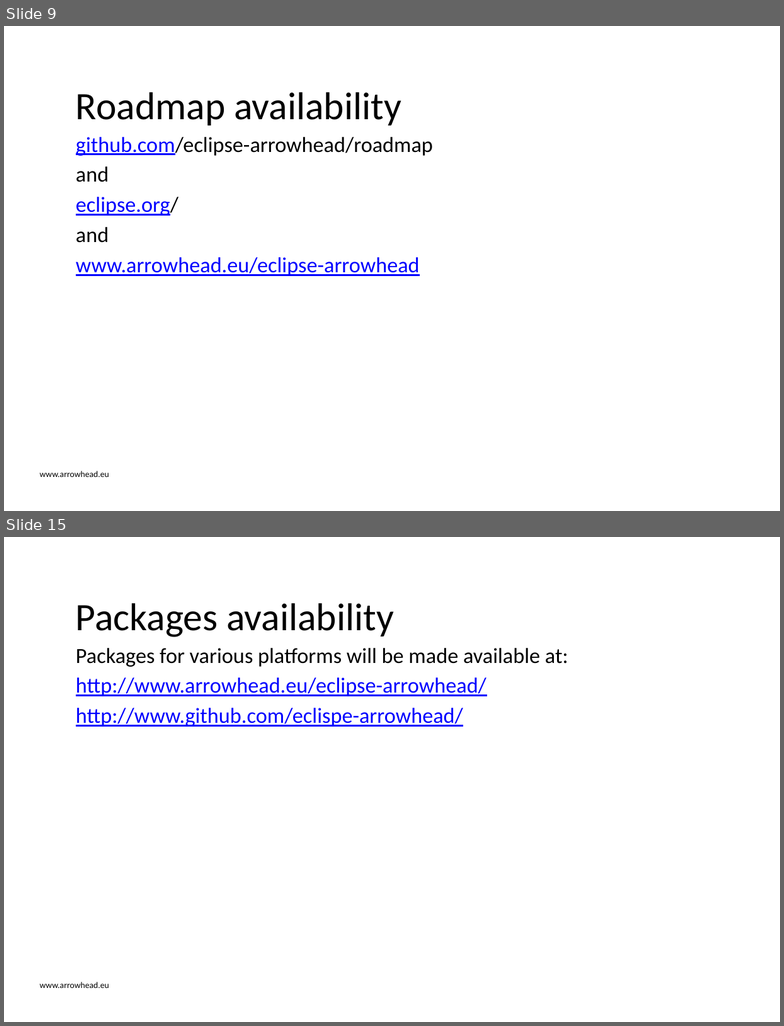
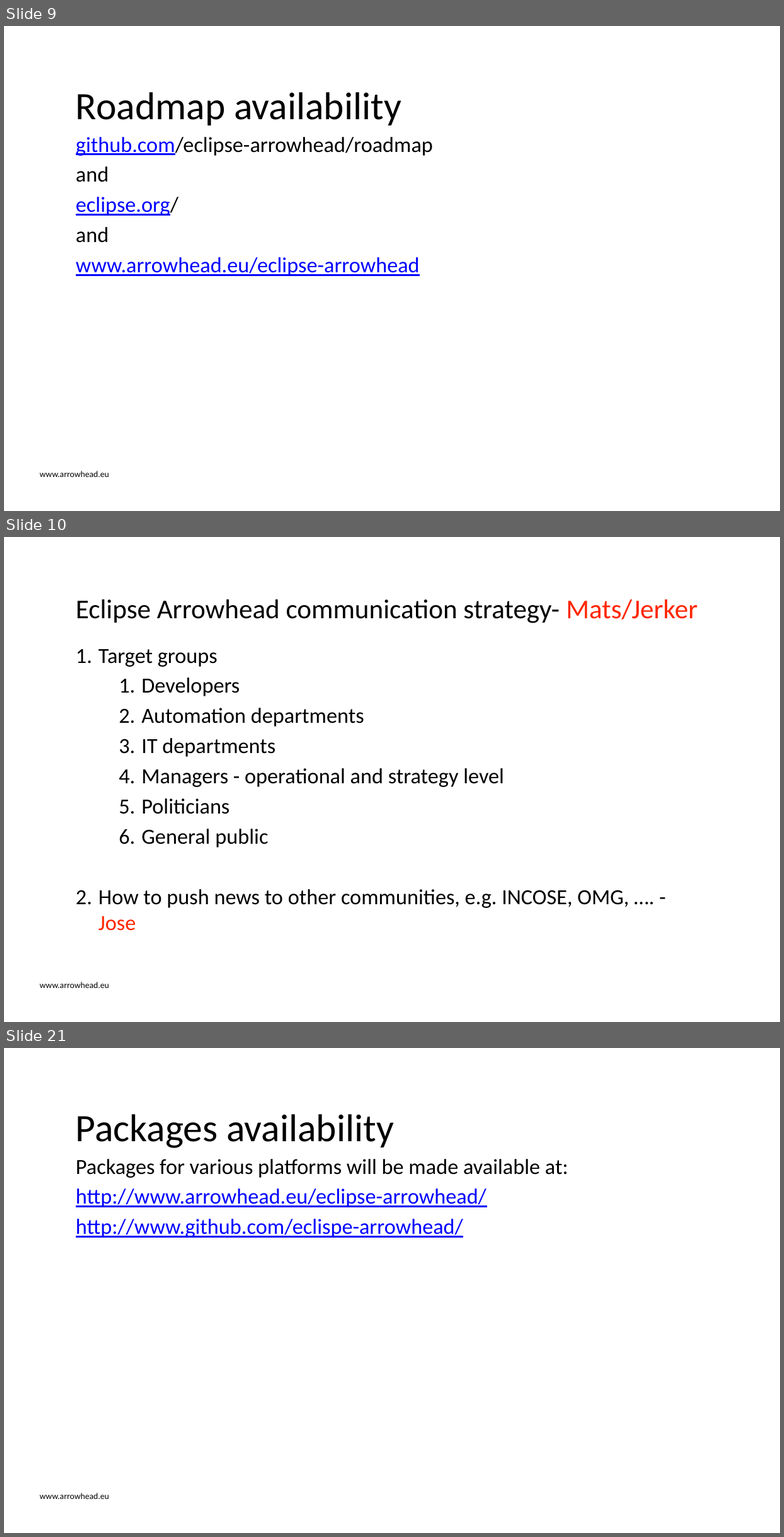
Before and after one commit to eclipse-arrowhead/roadmap, a slide deck: Governanace_strategy/Eclipse_Arrowhead_Roadmap_organisation.pptx. Shown one above the other, each under a label of ours: slides 9 and 15 before the commit, slides 9, 10 and 21 after it; the slides between them are not shown. The pictures are 784x1026 and 784x1537 pixels, drawn with LibreOffice and Linux fonts; fonts in the diff are those of the drawing; background and template pictures are left out. Boxes give left, top, right and bottom in pixels: in the first picture for what was removed or moved away, otherwise in the second. Text is boxed around its words. In the diff, an @@ line names an element or a change of style, - is before the commit and + after.

Commit message:
Roadmap WG MoM 210609
Including Documentation strategy in the Roadmap governance document

```diff
--- a/Governanace_strategy/Eclipse_Arrowhead_Roadmap_organisation.pptx
+++ b/Governanace_strategy/Eclipse_Arrowhead_Roadmap_organisation.pptx
@@ slide 10 added at bbox=[4, 537, 780, 1022], background #FFFFFF; not listed: 1 template element that a slide beside it also shows @@
@@ title added at bbox=[76, 599, 698, 623], 25.2 pt, text #000000 @@
+Eclipse Arrowhead communication strategy- Mats/Jerker
@@ text added at bbox=[98, 649, 629, 931], 20 pt, text #000000 @@
+1. Target groups
+  1. Developers
+  2. Automation departments
+  3. IT departments
+  4. Managers - operational and strategy level
+  5. Politicians
+  6. General public
+2. How to push news to other communities, e.g. INCOSE, OMG, …. - Jose
@@ what was slide 15 is now slide 21 @@
```
Also in this commit, not shown: 7 slides changed, 5 other slides added, 6 other files.
